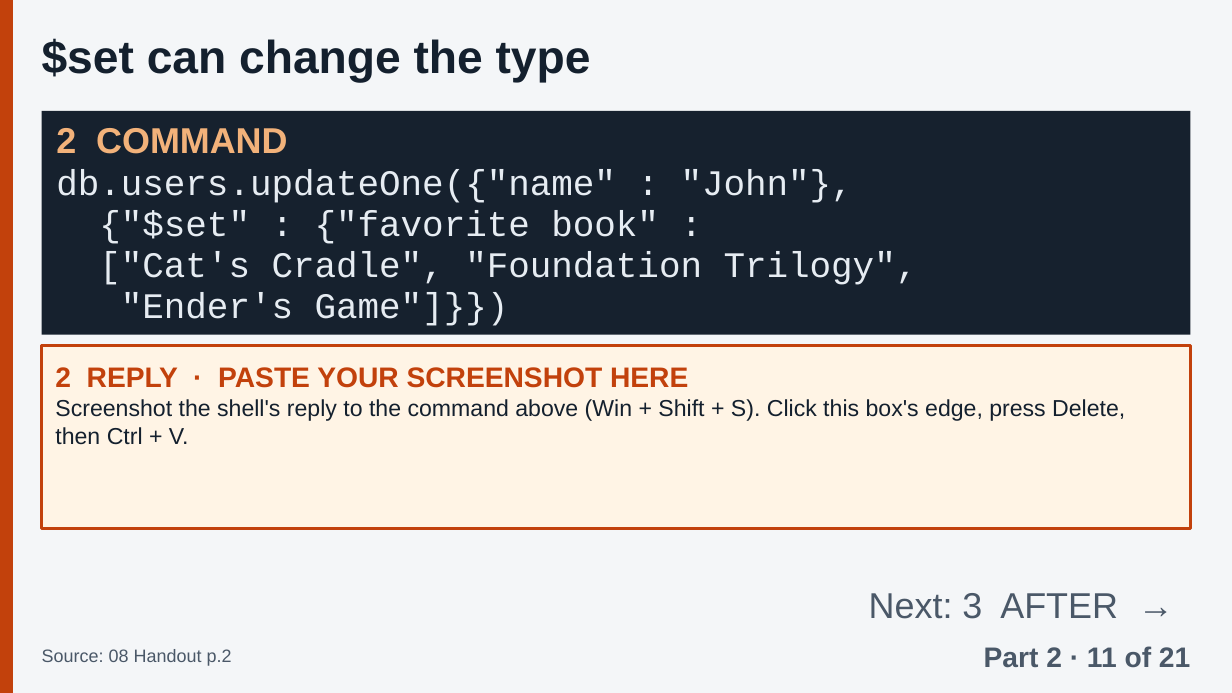
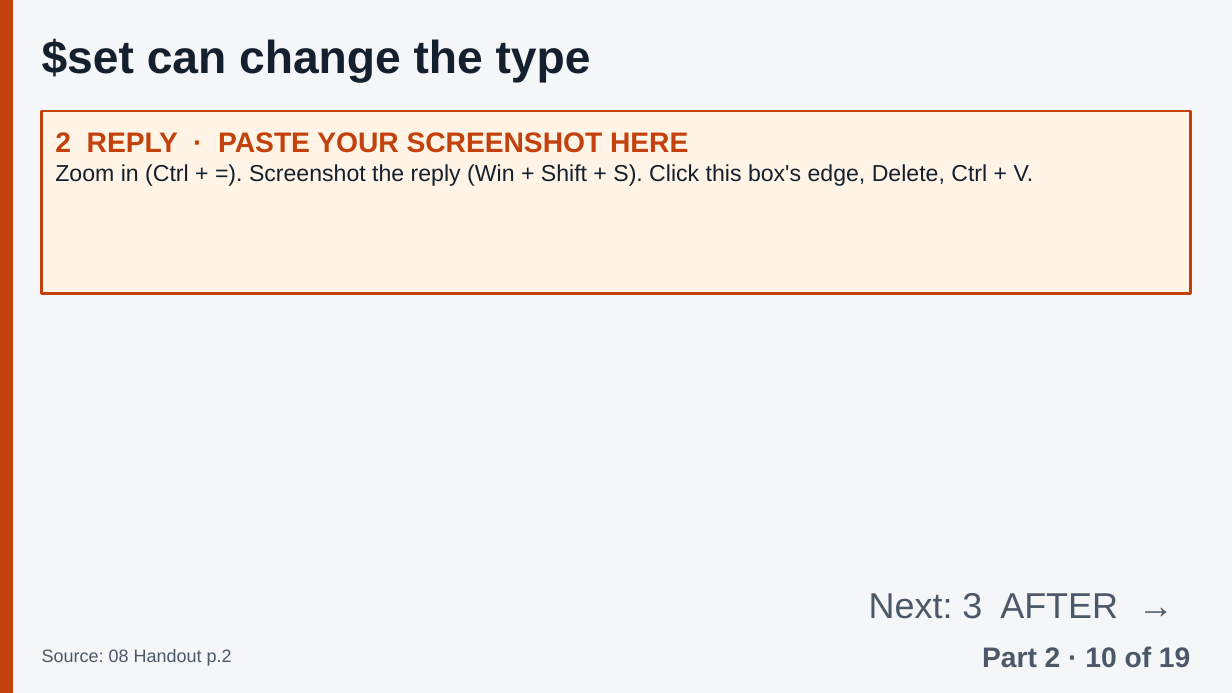
Before and after one commit to Tiredicey/ADBS, a slide deck: slide 29 of 02_GROUP_DECK/ADBS_GROUP_DECK.pptx. Drawn at 1232x693 pixels with LibreOffice and Linux fonts; fonts in the diff are those of the drawing. Boxes give left, top, right and bottom in pixels: in the first picture for what was removed or moved away, otherwise in the second. Text is boxed around its words. In the diff, an @@ line names an element or a change of style, - is before the commit and + after.

Commit message:
Cover the full topic list: restore collections/documents slide, 'inserting elements in an array', embedded data vs references; Parts 4-6 scripts to ~2 min; Section 3.1A on title; skip repeated BEFORE boxes; zoom-in tip for screenshots

```diff
--- a/02_GROUP_DECK/ADBS_GROUP_DECK.pptx
+++ b/02_GROUP_DECK/ADBS_GROUP_DECK.pptx
@@ rectangle "2 REPLY · PASTE YOUR ...": place and size @@
-rectangle "2 REPLY · PASTE YOUR ..." at box(42, 346, 1190, 529)
+rectangle "2 REPLY · PASTE YOUR ..." at box(42, 111, 1190, 294)
@@ rectangle removed at box(42, 111, 1190, 335) @@
@@ text removed at box(56, 128, 918, 326) @@
-2 COMMAND
-db.users.updateOne({"name" : "John"},
-{"$set" : {"favorite book" :
-["Cat's Cradle", "Foundation Trilogy",
-"Ender's Game"]}})
@@ text in rectangle at box(55, 164, 1034, 186): text changed @@
-Screenshot the shell's reply to the command above (Win + Shift + S). Click this box's edge, press Delete, then Ctrl + V.
+Zoom in (Ctrl + =). Screenshot the reply (Win + Shift + S). Click this box's edge, Delete, Ctrl + V.
@@ text at box(982, 646, 1190, 668): text changed @@
-Part 2 · 11 of 21
+Part 2 · 10 of 19
```
Also in this commit, not shown: 63 other slides changed, 2 slides added, 2 slides removed, 4 other files.
